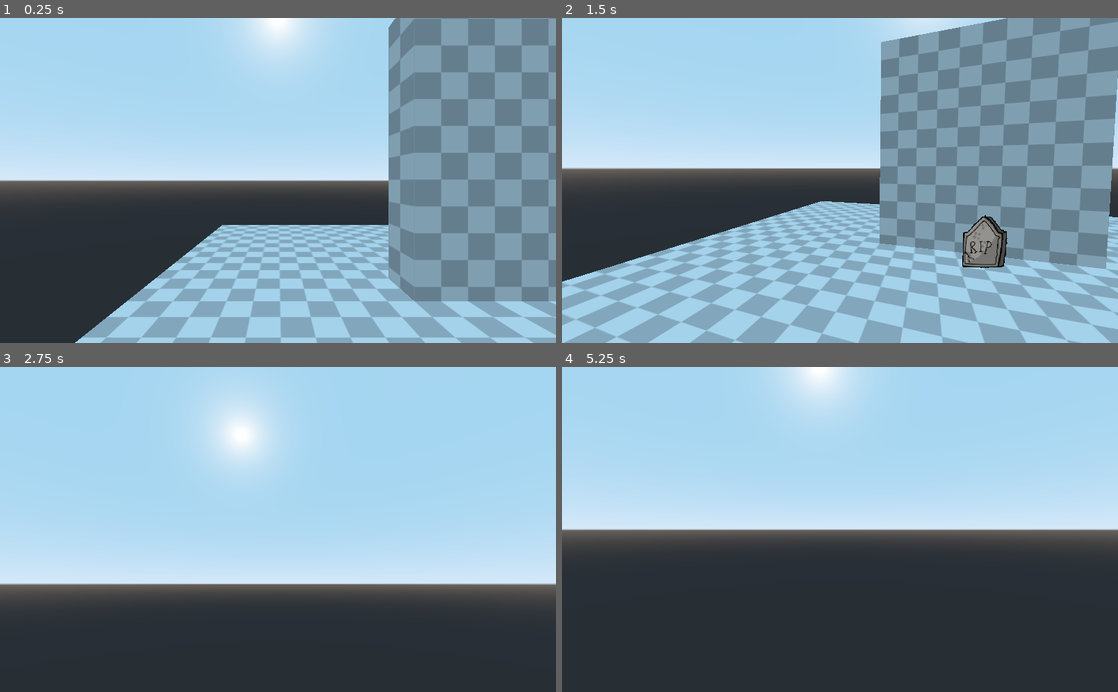
Above: before the commit, frames 1-4 (two rows, left to right).
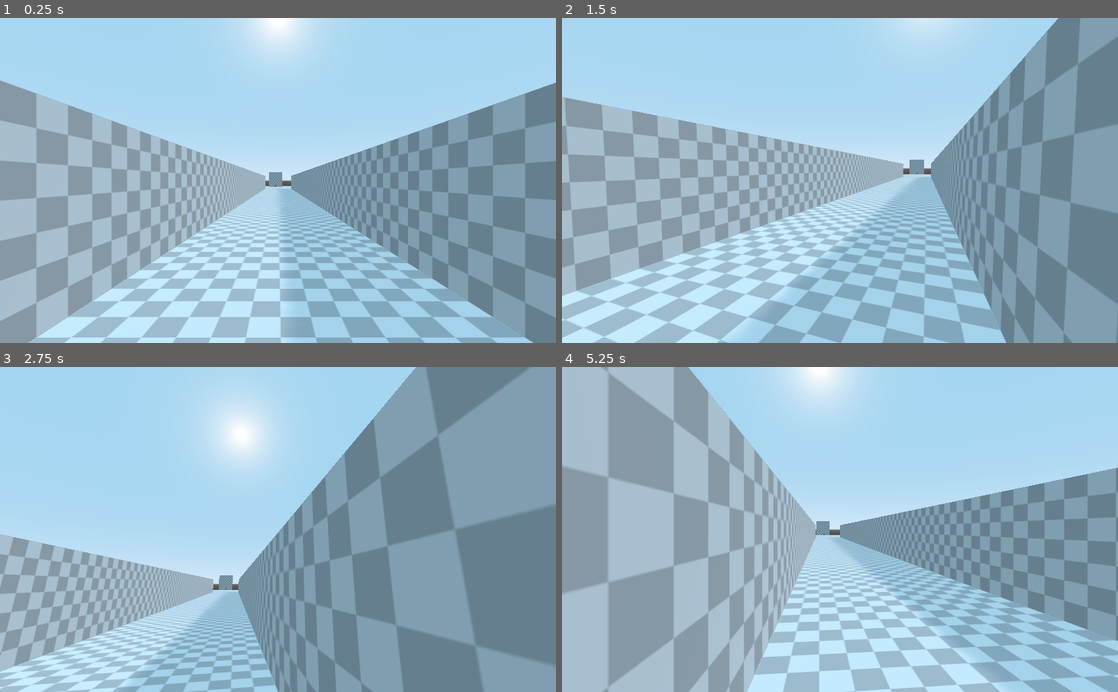
Above: after the commit, the same moments.

Repository: night-glider/Ena-s-tale
Game: Godot game, scene res://locations/main.tscn
Two runs of this game, one before a commit and one after it. Both use one fixed random seed, a clock stepped at 60 frames per second and the inputs below.
Inputs (mouse positions are in pixels of both pictures, inside the frame that each line leads up to):
- Up to frame 1 (0.25 s): no input
- Up to frame 2 (1.5 s): tap Enter at 0.5 s; move the mouse to (962, 164) at 0.52 s; hold D (walk_right) 0.53-1.28 s; tap Z (interact) at 0.6, 1.35 s; tap Space (jump) at 0.77 s; move the mouse to (728, 196) at 1.27 s; hold S (walk_backward) from 1.28 s (still down)
- Up to frame 3 (2.75 s): tap Space (jump) at 1.52 s; move the mouse to (333, 458) at 2.02 s; release S (walk_backward) at 2.03 s; hold D (walk_right) from 2.03 s (still down); tap Z (interact) at 2.1 s
- Up to frame 4 (5.25 s): move the mouse to (812, 594) at 2.77 s; release D (walk_right) at 2.78 s; hold W (walk_forward) 2.78-3.53 s; tap Z (interact) every 0.75 s from 2.85 to 5.1 s; tap Space (jump) at 3.02, 3.77, 4.52 s; move the mouse to (1006, 578) at 3.52 s; hold A (walk_left) 3.53-5.03 s; move the mouse to (673, 480) at 4.27 s; move the mouse to (867, 529) at 5.02 s; hold S (walk_backward) from 5.03 s (still down)

The runs differ from the first frame. In frame 1, 55% of the frame differs, in the area x 0-100%, y 0-100%; in frame 2, 61%; in frame 3, 64%; in frame 4, 72%.

Commit message:
intro implementation

Diff:
--- a/locations/main.tscn
+++ b/locations/main.tscn
@@ -7,13 +7,27 @@
 [node name="world" type="Spatial"]
 
 [node name="StaticBody" parent="." instance=ExtResource( 1 )]
-transform = Transform( 15.709, 0, 0, 0, 0.463197, 0, 0, 0, 13.8476, 0, 0, 0 )
+transform = Transform( 20, 0, 0, 0, 1, 0, 0, 0, 100, 0, 0, 23 )
+
+[node name="StaticBody3" parent="." instance=ExtResource( 1 )]
+transform = Transform( 1, 0, 0, 0, 4, 0, 0, 0, 75, -3, 2, 36 )
+
+[node name="StaticBody4" parent="." instance=ExtResource( 1 )]
+transform = Transform( 1, 0, 0, 0, 4, 0, 0, 0, 75, 5, 2, 36 )
+
+[node name="StaticBody5" parent="." instance=ExtResource( 1 )]
+transform = Transform( 10, 0, 0, 0, 4, 0, 0, 0, 1, 0, 2, 73 )
 
 [node name="StaticBody2" parent="." instance=ExtResource( 1 )]
-transform = Transform( 5, 0, 0, 0, 6, 0, 0, 0, 1, 0, 3, 0 )
+transform = Transform( 5, 0, 0, 0, 6, 0, 0, 0, 1, 0, 3, -26 )
 
 [node name="player" parent="." instance=ExtResource( 2 )]
-transform = Transform( 1, 0, 0, 0, 1, 0, 0, 0, 1, -5.04014, 2.05136, 4.82686 )
+transform = Transform( 1, 0, 0, 0, 1, 0, 0, 0, 1, 0.95986, 2.05136, 61.8269 )
 
 [node name="decoration" parent="." instance=ExtResource( 3 )]
-transform = Transform( 1, 0, 0, 0, 1, 0, 0, 0, 1, 0, 0.818022, 1.37788 )
+transform = Transform( 1, 0, 0, 0, 1, 0, 0, 0, 1, 0, 1.08381, -24.6221 )
+
+[node name="DirectionalLight" type="DirectionalLight" parent="."]
+transform = Transform( -0.258819, -0.683013, 0.683013, 0, 0.707107, 0.707107, -0.965926, 0.183013, -0.183013, 0, 15.0838, -24.6221 )
+light_energy = 0.25
+shadow_enabled = true
--- a/objects/Scripts/player.gd
+++ b/objects/Scripts/player.gd
@@ -65,7 +65,5 @@
 	if event is InputEventMouseMotion:
 		mouse_delta = event.relative
 
-
-
 func _on_GUI_dialogue_end():
 	can_control = true
--- a/objects/Scripts/player_GUI.gd
+++ b/objects/Scripts/player_GUI.gd
@@ -3,10 +3,16 @@
 signal dialogue_end
 
 export var text_speed:float = 0.5
+export var max_distance = 60
+export(Array, String, MULTILINE) var intro_messages
+export(Array, Vector2) var intro_positions
+export var intro_end_point = Vector3(0,0,0)
+
 
 var current_messages:Array = []
 var dialogue_active:bool = false
 var visible_chars:float = 0
+var intro_active = true
 
 func dialogue_start(messages:Array):
 	dialogue_active = true
@@ -29,6 +35,9 @@
 	visible_chars = 0
 
 func _process(delta):
+	if intro_active:
+		intro_process()
+
 	if dialogue_active:
 		if Input.is_action_just_pressed("interact") and $dialogue/RichTextLabel.visible_characters > 2:
 			if $dialogue/RichTextLabel.percent_visible < 1:
@@ -38,3 +47,26 @@
 
 		visible_chars+=text_speed
 		$dialogue/RichTextLabel.visible_characters = visible_chars
+
+func intro_process():
+	var distance = get_parent().global_transform.origin.distance_to(intro_end_point)
+	if get_parent().global_transform.origin.z < 0:
+		intro_active = false
+		$intro.visible = false
+	if distance > max_distance:
+		$intro.bbcode_text = ""
+	else:
+		var index = intro_messages.size() - (distance / max_distance) * intro_messages.size()
+		$intro.bbcode_text = intro_messages[index]
+		$intro.anchor_left = intro_positions[index].x
+		$intro.anchor_top = intro_positions[index].y
+		$intro.anchor_right = $intro.anchor_left
+		$intro.anchor_bottom = $intro.anchor_top
+		var percent = ( (distance / max_distance) * intro_messages.size() )
+		while percent > 1:
+			percent-=1
+		percent = 1 - percent
+		if percent < 0.5:
+			$intro.modulate.a = percent*2
+		else:
+			$intro.modulate.a = 1 - (percent - 0.5)*2
--- a/objects/player.tscn
+++ b/objects/player.tscn
@@ -35,6 +35,8 @@
 __meta__ = {
 "_edit_use_anchors_": false
 }
+intro_messages = [ "hello world", "nice weather, huh?", "very pleased to meet you", "how are you?", "Okay now it's time to leave..." ]
+intro_positions = [ Vector2( 0.5, 0.5 ), Vector2( 0.3, 0.7 ), Vector2( 0.7, 0.7 ), Vector2( 0.2, 0.2 ), Vector2( 0.7, 0.3 ) ]
 
 [node name="dialogue" type="Panel" parent="GUI"]
 visible = false
@@ -55,6 +57,20 @@
 margin_bottom = -5.0
 bbcode_enabled = true
 
+[node name="intro" type="RichTextLabel" parent="GUI"]
+modulate = Color( 0, 0, 0, 1 )
+anchor_left = 0.5
+anchor_top = 0.5
+anchor_right = 0.5
+anchor_bottom = 0.5
+margin_left = -50.0
+margin_right = 50.0
+margin_bottom = 50.0
+bbcode_enabled = true
+__meta__ = {
+"_edit_use_anchors_": false
+}
+
 [node name="AudioStreamPlayer" type="AudioStreamPlayer" parent="."]
 stream = ExtResource( 3 )
 
